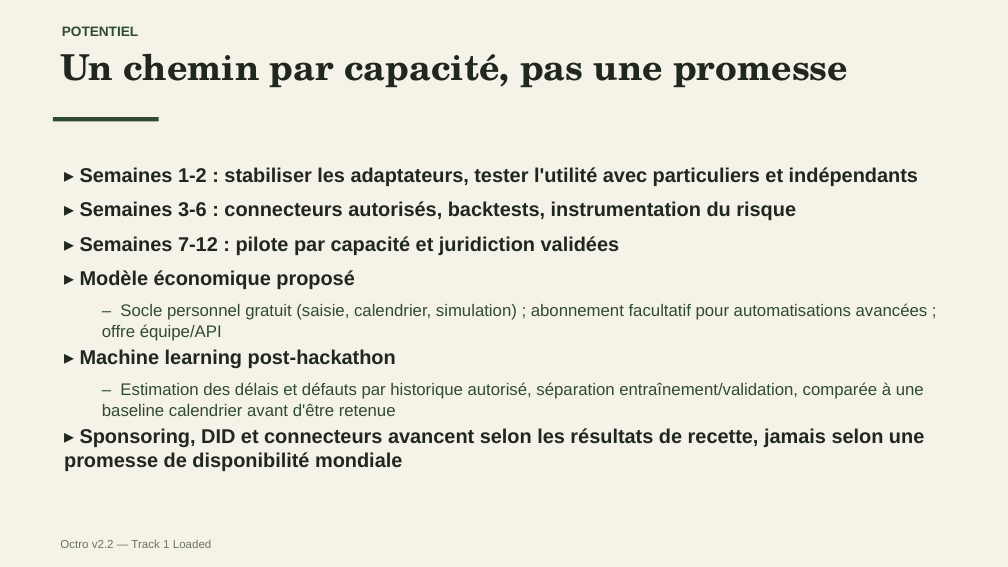
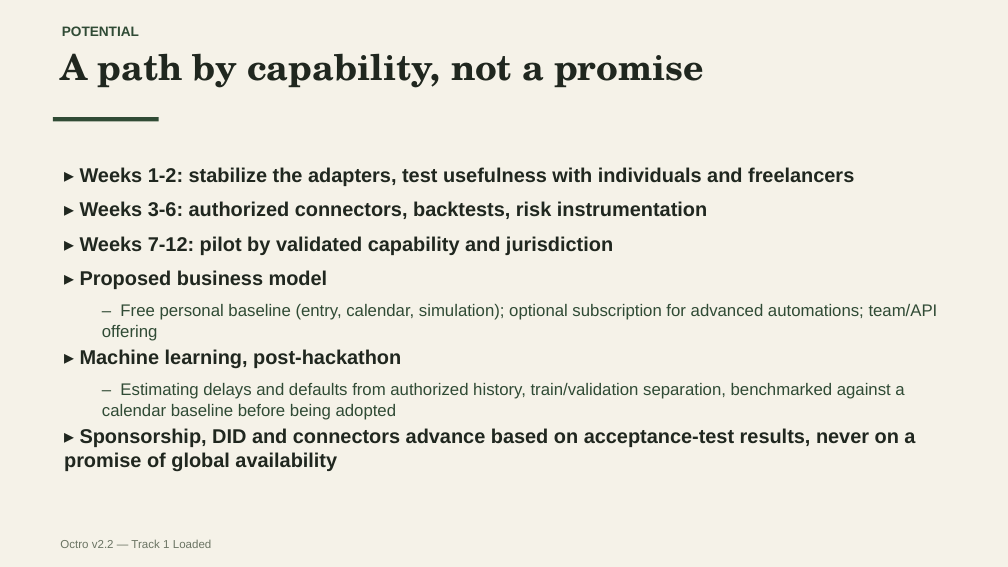
Before and after one commit to KaiZenKOS/Octro, a slide deck: slide 10 of docs/presentation/octro-presentation.pptx. Drawn at 1008x567 pixels with LibreOffice and Linux fonts; fonts in the diff are those of the drawing. Boxes give left, top, right and bottom in pixels: in the first picture for what was removed or moved away, otherwise in the second. Text is boxed around its words. In the diff, an @@ line names an element or a change of style, - is before the commit and + after.

```diff
--- a/docs/presentation/octro-presentation.pptx
+++ b/docs/presentation/octro-presentation.pptx
@@ text at (x1=62, y1=26, x2=139, y2=36): text changed @@
-POTENTIEL
+POTENTIAL
@@ text at (x1=60, y1=53, x2=704, y2=88): text changed @@
-Un chemin par capacité, pas une promesse
+A path by capability, not a promise
@@ text at (x1=64, y1=167, x2=938, y2=471): text changed @@
-▸ Semaines 1-2 : stabiliser les adaptateurs, tester l'utilité avec particuliers et indépendants
-▸ Semaines 3-6 : connecteurs autorisés, backtests, instrumentation du risque
-▸ Semaines 7-12 : pilote par capacité et juridiction validées
-▸ Modèle économique proposé
-  – Socle personnel gratuit (saisie, calendrier, simulation) ; abonnement facultatif pour automatisations avancées ; offre équipe/API
-▸ Machine learning post-hackathon
-  – Estimation des délais et défauts par historique autorisé, séparation entraînement/validation, comparée à une baseline calendrier avant d'être retenue
-▸ Sponsoring, DID et connecteurs avancent selon les résultats de recette, jamais selon une promesse de disponibilité mondiale
+▸ Weeks 1-2: stabilize the adapters, test usefulness with individuals and freelancers
+▸ Weeks 3-6: authorized connectors, backtests, risk instrumentation
+▸ Weeks 7-12: pilot by validated capability and jurisdiction
+▸ Proposed business model
+  – Free personal baseline (entry, calendar, simulation); optional subscription for advanced automations; team/API offering
+▸ Machine learning, post-hackathon
+  – Estimating delays and defaults from authorized history, train/validation separation, benchmarked against a calendar baseline before being adopted
+▸ Sponsorship, DID and connectors advance based on acceptance-test results, never on a promise of global availability
```
Also in this commit, not shown: 7 other slides changed, 2 slides added, 2 slides removed.
